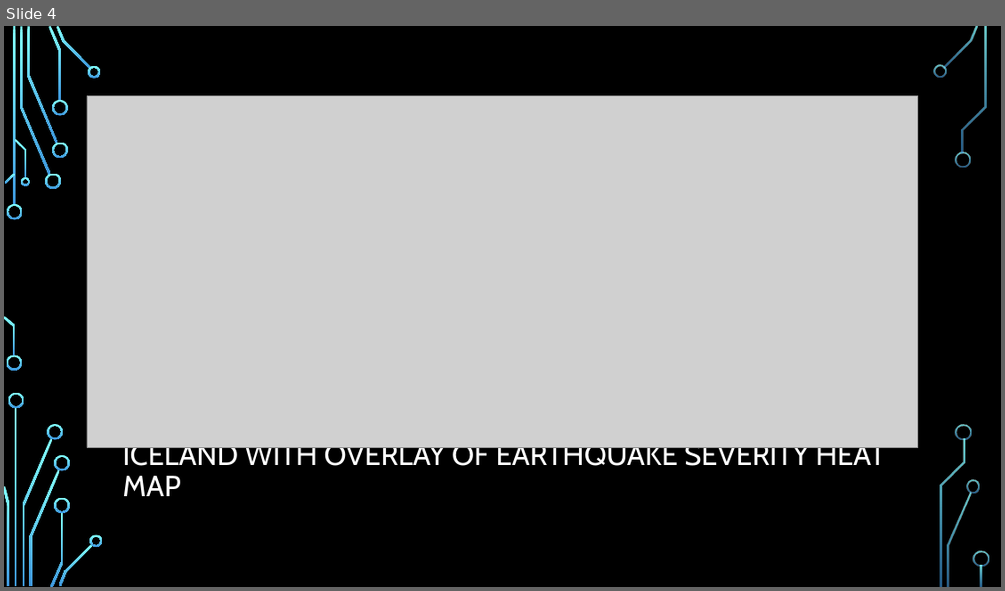
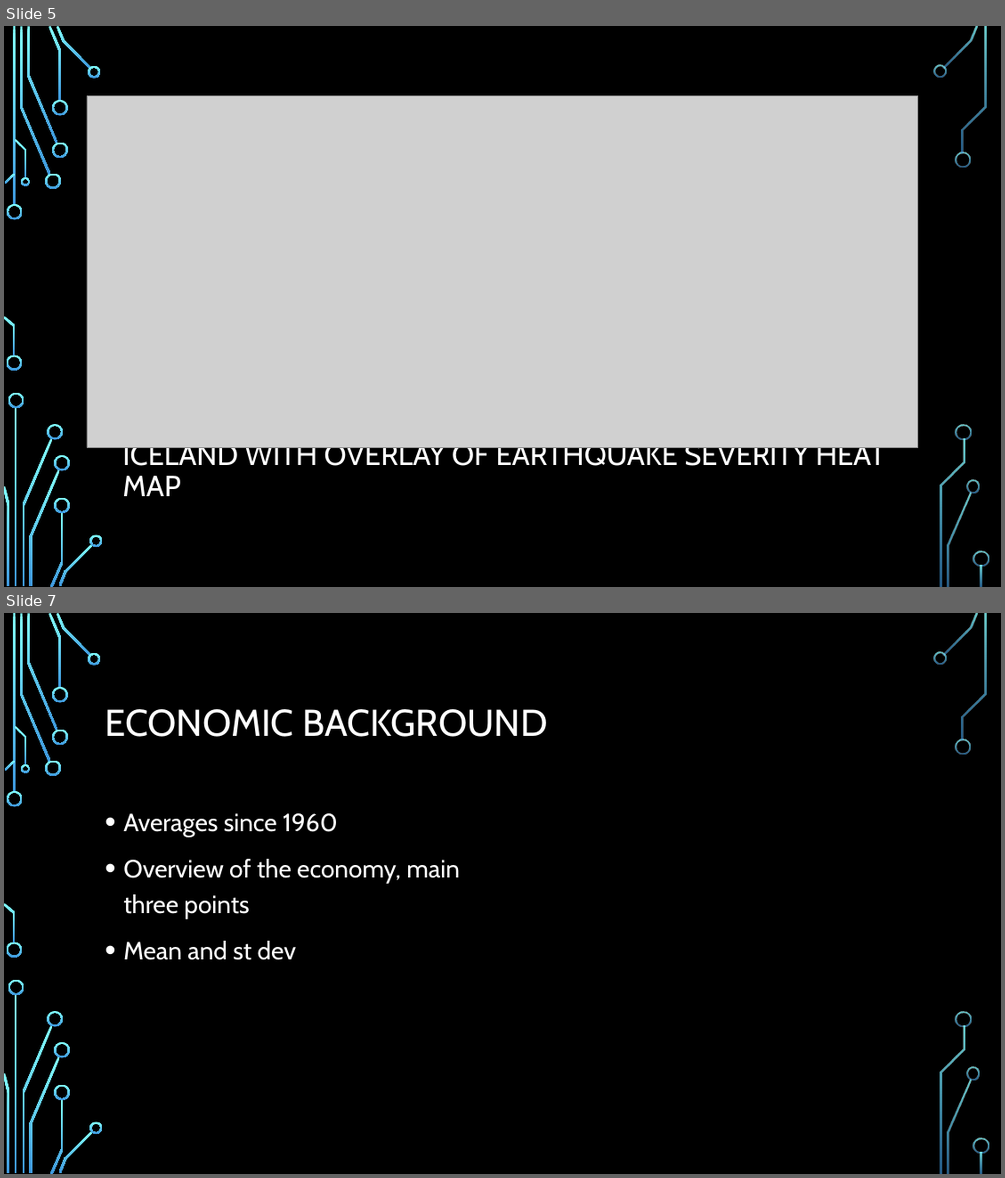
Before and after one commit to kennknisley/project-one-back, a slide deck: Iceland_presentation.pptx. Shown one above the other, each under a label of ours: slide 4 before the commit, slides 5 and 7 after it; the slides between them are not shown. The pictures are 1005x591 and 1005x1178 pixels, drawn with LibreOffice and Linux fonts; fonts in the diff are those of the drawing; grey boxes stand for pictures; background and template pictures are left out. Boxes give left, top, right and bottom in pixels: in the first picture for what was removed or moved away, otherwise in the second. Text is boxed around its words. In the diff, an @@ line names an element or a change of style, - is before the commit and + after.

```diff
--- a/Iceland_presentation.pptx
+++ b/Iceland_presentation.pptx
@@ slide 7 added at (4, 613, 1001, 1174), background picture (left out); not listed: 36 template elements that a slide beside it also shows @@
@@ title added at (105, 709, 548, 737), 36 pt, text #FFFFFF @@
+ECONOMIC BACKGROUND
@@ text added at (123, 813, 460, 960), 24 pt, text #FFFFFF @@
+• Averages since 1960
+• Overview of the economy, main three points
+• Mean and st dev
@@ what was slide 4 is now slide 5 @@
```
Also in this commit, not shown: 1 slide changed, 5 other slides added, 1 slide removed, 8 other files.
